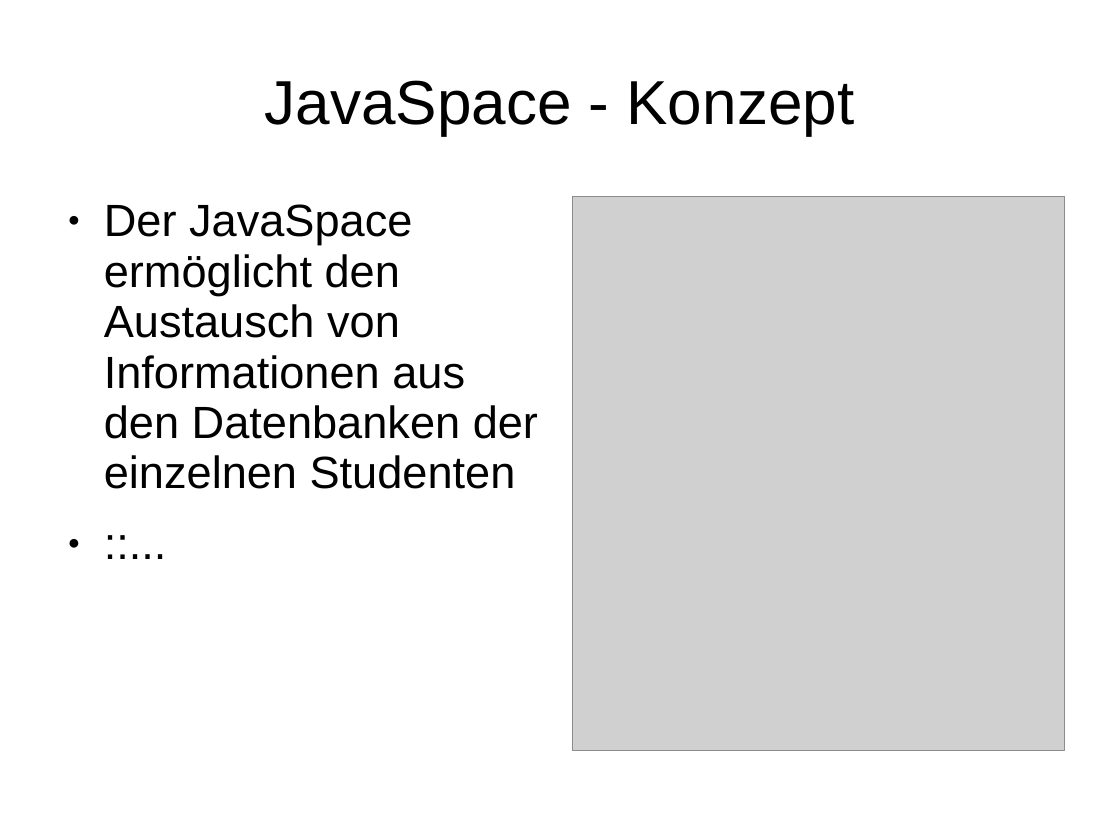
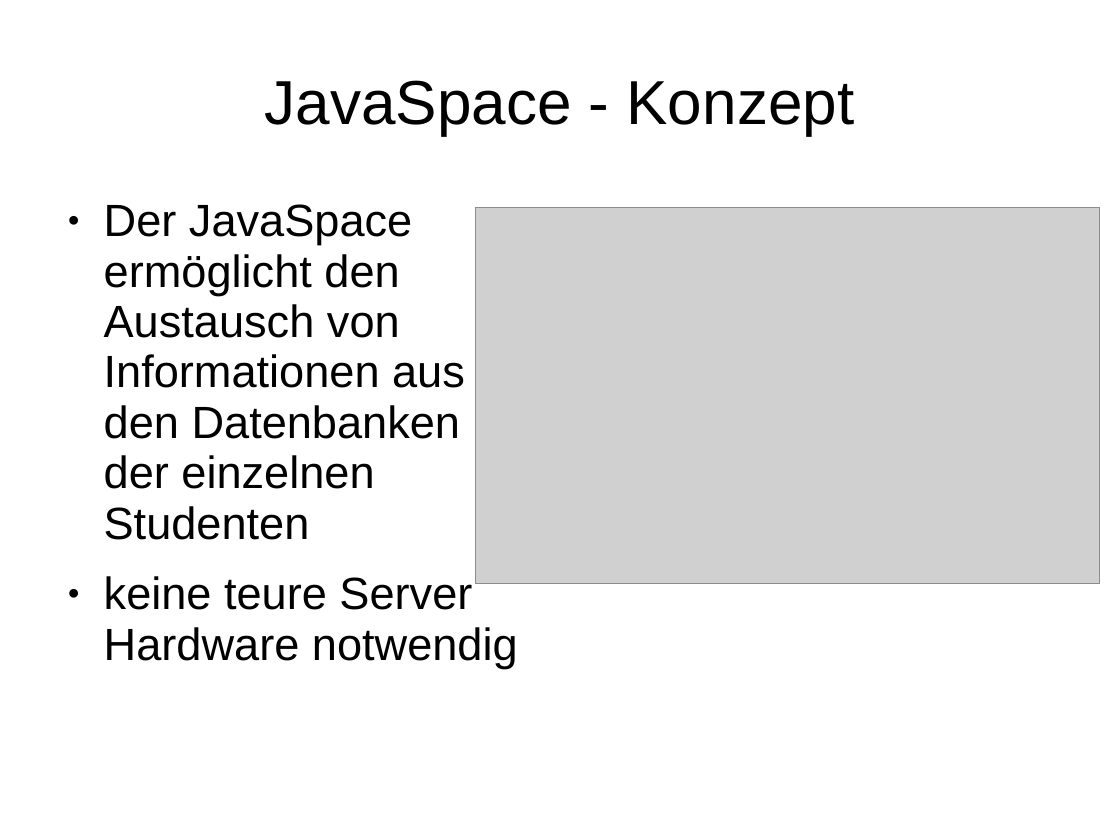
Before and after one commit to BackupTheBerlios/autopsi-svn, a slide deck: slide 9 of trunk/org/mr2/präsentation.ppt. Drawn at 1120x840 pixels with LibreOffice and Linux fonts; fonts in the diff are those of the drawing; grey boxes stand for pictures; background and template pictures are left out. Boxes give left, top, right and bottom in pixels: in the first picture for what was removed or moved away, otherwise in the second. Text is boxed around its words. In the diff, an @@ line names an element or a change of style, - is before the commit and + after.

```diff
--- a/trunk/org/mr2/präsentation.ppt
+++ b/trunk/org/mr2/präsentation.ppt
@@ picture: place and size @@
-picture at [572, 196, 1064, 751]
+picture at [476, 208, 1101, 584]
@@ text at [104, 576, 518, 668]: text changed @@
-● ::...
+● keine teure Server Hardware notwendig
```
Also in this commit, not shown: 2 slides added.
